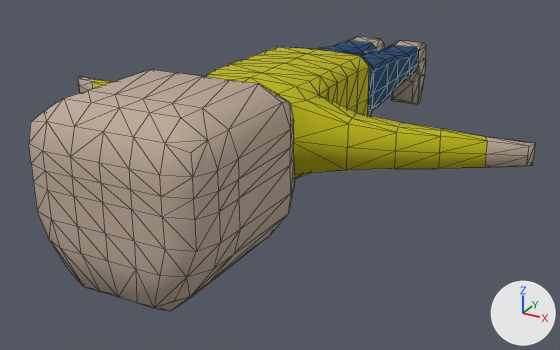
The glTF model models/hero.glb: old version first, new version second.
The view is the same before and after, from a 50 mm lens placed at (3.32, -8.72, 2.41), pointed at (0.06, -2.79, -0.56). The lights are fixed; the arrows at lower right show +X, +Y and +Z. Mesh edges are drawn as thin lines. Vertices at the same position are counted once.

In view in the first picture: 'Hero'.
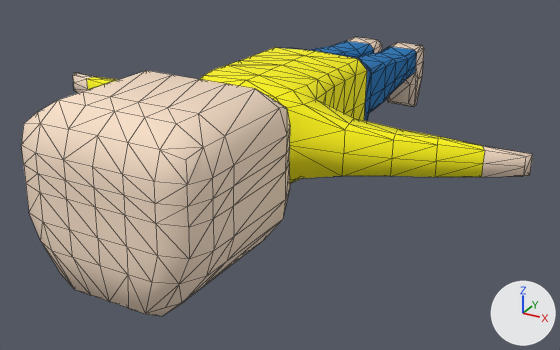
What differs and where, as boxes (x1, y1, x2, y2) in the pictures (560 x 350 px):
'Hero', recoloured, mesh turned: before (29, 36, 536, 311); after (21, 37, 533, 316)

What changed in the scene script:
```text
Change mat_skin:
    mat_skin.base_color: (0.512, 0.407, 0.32) -> (0.948, 0.75, 0.587)  # beige #beab99 -> beige #f9e1c9
Change mat_jumper:
    mat_jumper.base_color: (0.503, 0.468, 0.00335) -> (0.977, 0.908, 0.00458)  # yellow #bcb60b -> yellow #fcf40e
Change mat_jeans:
    mat_jeans.base_color: (0.00374, 0.06, 0.155) -> (0.00707, 0.173, 0.472)  # dark blue #0c456e -> blue #1473b7
Change me_cube_006:
    where me_cube_006.from_pydata(...)  # 512 vertices, 1020 faces; spans x -2.35..2.34, y -5.17..0.1, z -0.82..0.74
    used by ob_hero; location = (0.0, 0.0, 0.0)
    me_cube_006 part 1: the whole mesh is turned 1.5 degrees about the y axis through its middle, then moved by (0.0, -0.08, 0.0)
```
